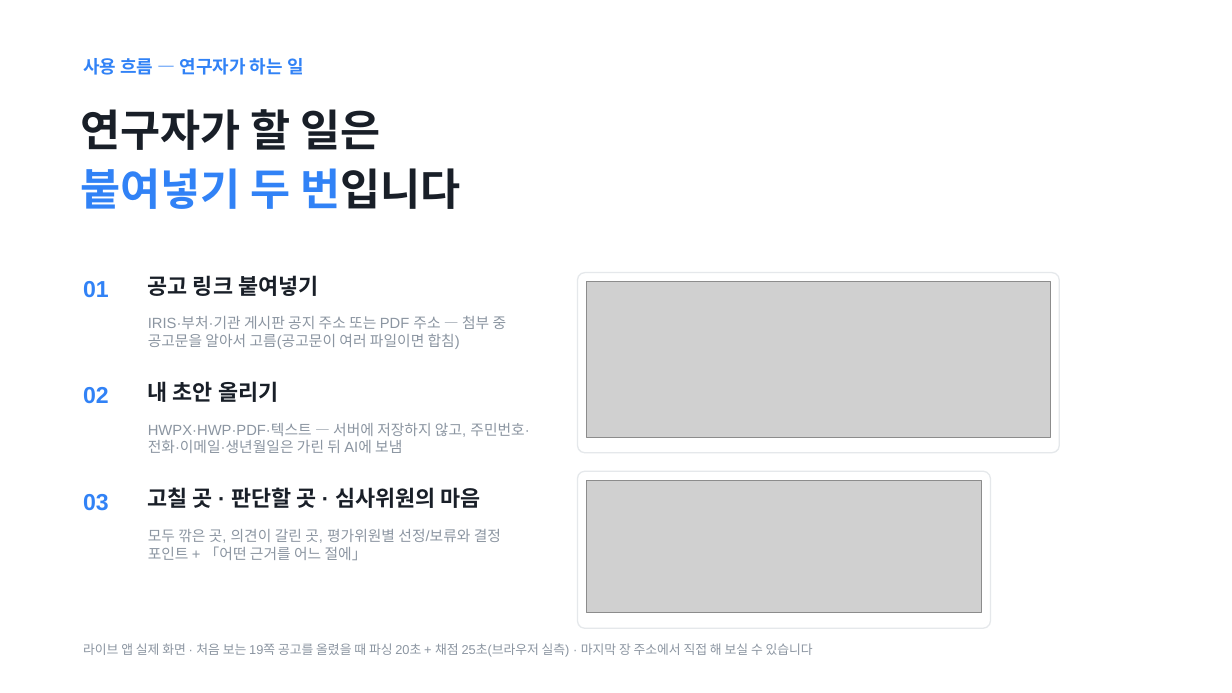
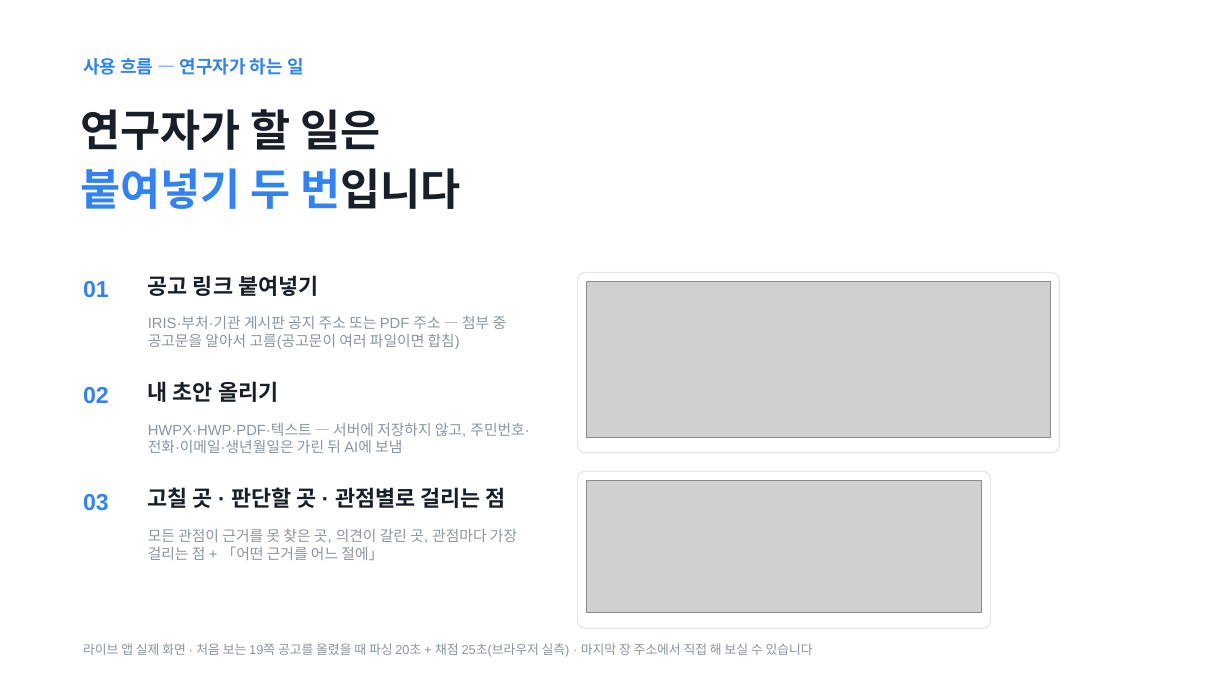
Before and after one commit to Ryugi62/rfp-to-fit, a slide deck: slide 4 of deliver/deck/RFP-to-Fit_루미아.pptx. Drawn at 1232x693 pixels with LibreOffice and Linux fonts; fonts in the diff are those of the drawing; grey boxes stand for pictures. Boxes give left, top, right and bottom in pixels: in the first picture for what was removed or moved away, otherwise in the second. Text is boxed around its words. In the diff, an @@ line names an element or a change of style, - is before the commit and + after.

```diff
--- a/deliver/deck/RFP-to-Fit_루미아.pptx
+++ b/deliver/deck/RFP-to-Fit_루미아.pptx
@@ text at (x1=148, y1=487, x2=506, y2=508): text changed @@
-고칠 곳 · 판단할 곳 · 심사위원의 마음
+고칠 곳 · 판단할 곳 · 관점별로 걸리는 점
@@ text at (x1=148, y1=529, x2=517, y2=560): text changed @@
-모두 깎은 곳, 의견이 갈린 곳, 평가위원별 선정/보류와 결정 포인트 + 「어떤 근거를 어느 절에」
+모든 관점이 근거를 못 찾은 곳, 의견이 갈린 곳, 관점마다 가장 걸리는 점 + 「어떤 근거를 어느 절에」
```
Also in this commit, not shown: 8 other slides changed, 1 slide added, 15 other files.
